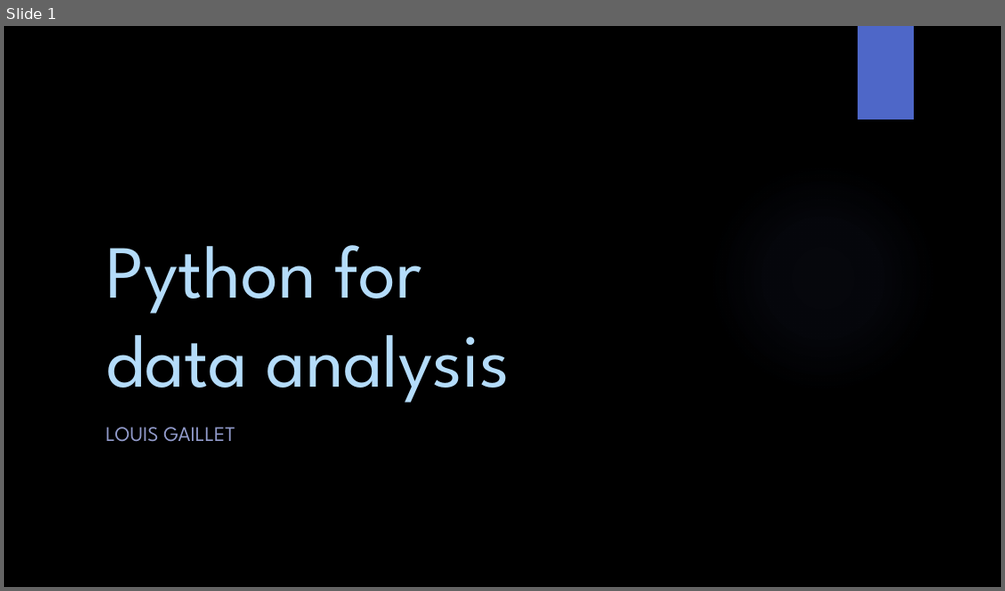
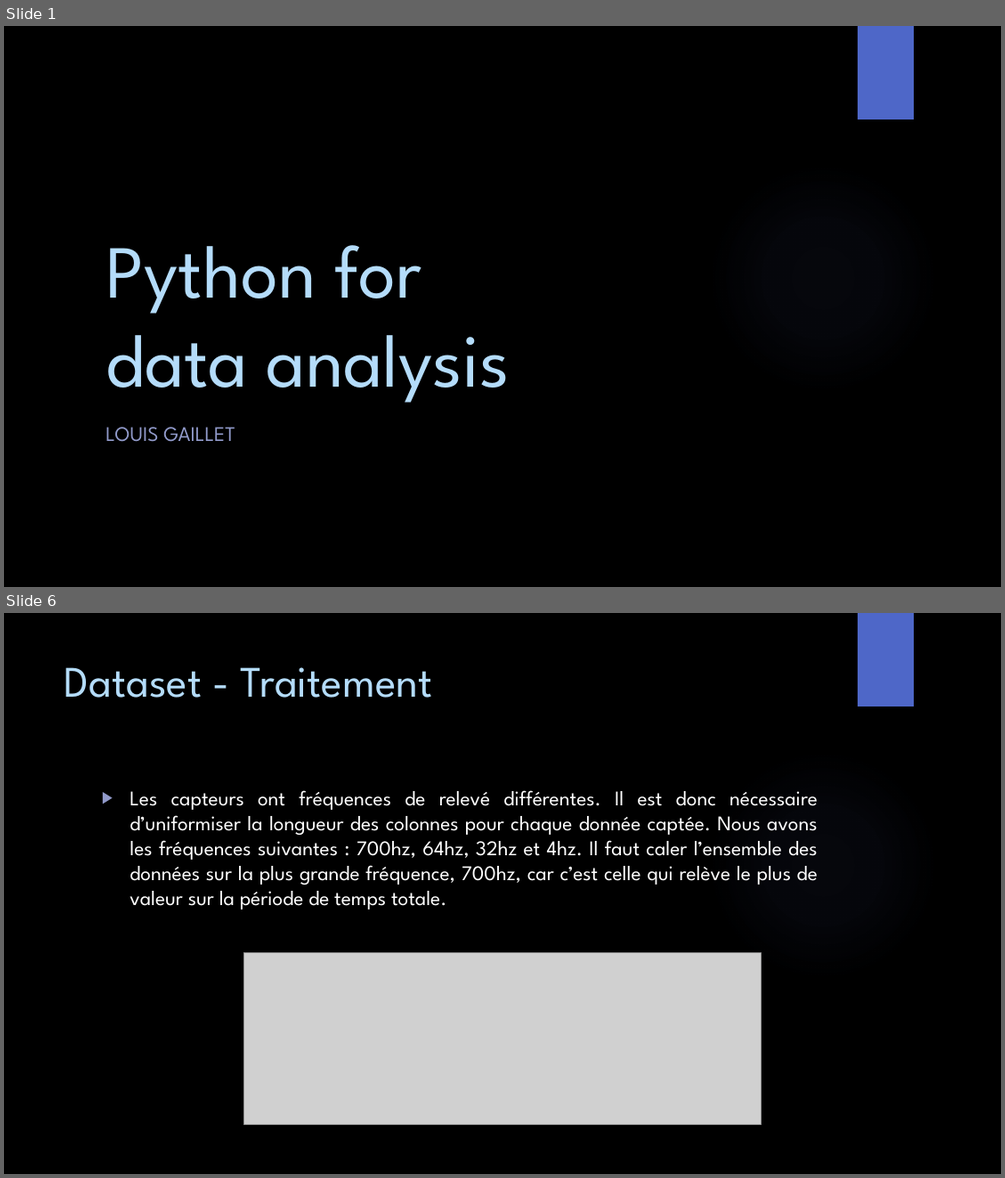
Before and after one commit to GailletLouis/Python_for_data_analysis, a slide deck: presentation.pptx. Shown one above the other, each under a label of ours: slide 1 before the commit, slides 1 and 6 after it; the slides between them are not shown. The pictures are 1005x591 and 1005x1178 pixels, drawn with LibreOffice and Linux fonts; fonts in the diff are those of the drawing; grey boxes stand for pictures; background and template pictures are left out. Boxes give left, top, right and bottom in pixels: in the first picture for what was removed or moved away, otherwise in the second. Text is boxed around its words. In the diff, an @@ line names an element or a change of style, - is before the commit and + after.

```diff
--- a/presentation.pptx
+++ b/presentation.pptx
@@ slide 6 added at <box>4,613,1001,1174</box>, background picture (left out); not listed: 2 template elements that a slide beside it also shows @@
@@ title added at <box>65,667,432,698</box>, 42 pt, text #B4DCFA @@
+Dataset - Traitement
@@ text added at <box>129,790,817,909</box>, 20 pt, text #FFFFFF @@
+▶ Les capteurs ont fréquences de relevé différentes. Il est donc nécessaire d’uniformiser la longueur des colonnes pour chaque donnée captée. Nous avons les fréquences suivantes : 700hz, 64hz, 32hz et 4hz. Il faut caler l’ensemble des données sur la plus grande fréquence, 700hz, car c’est celle qui relève le plus de valeur sur la période de temps totale.
@@ picture added at <box>244,952,760,1124</box> @@
```
Also in this commit, not shown: 2 slides changed, 9 other slides added.
